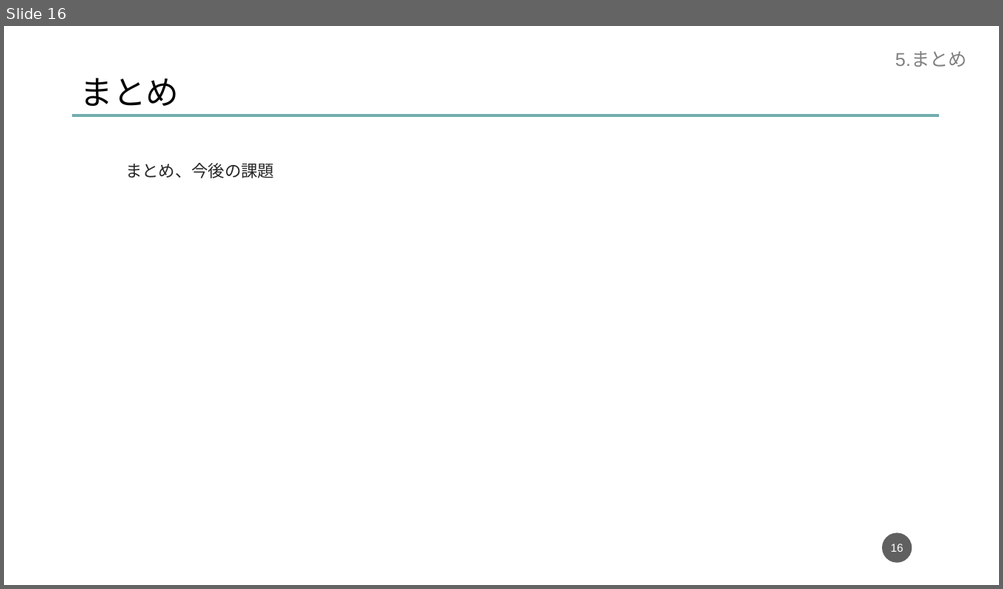
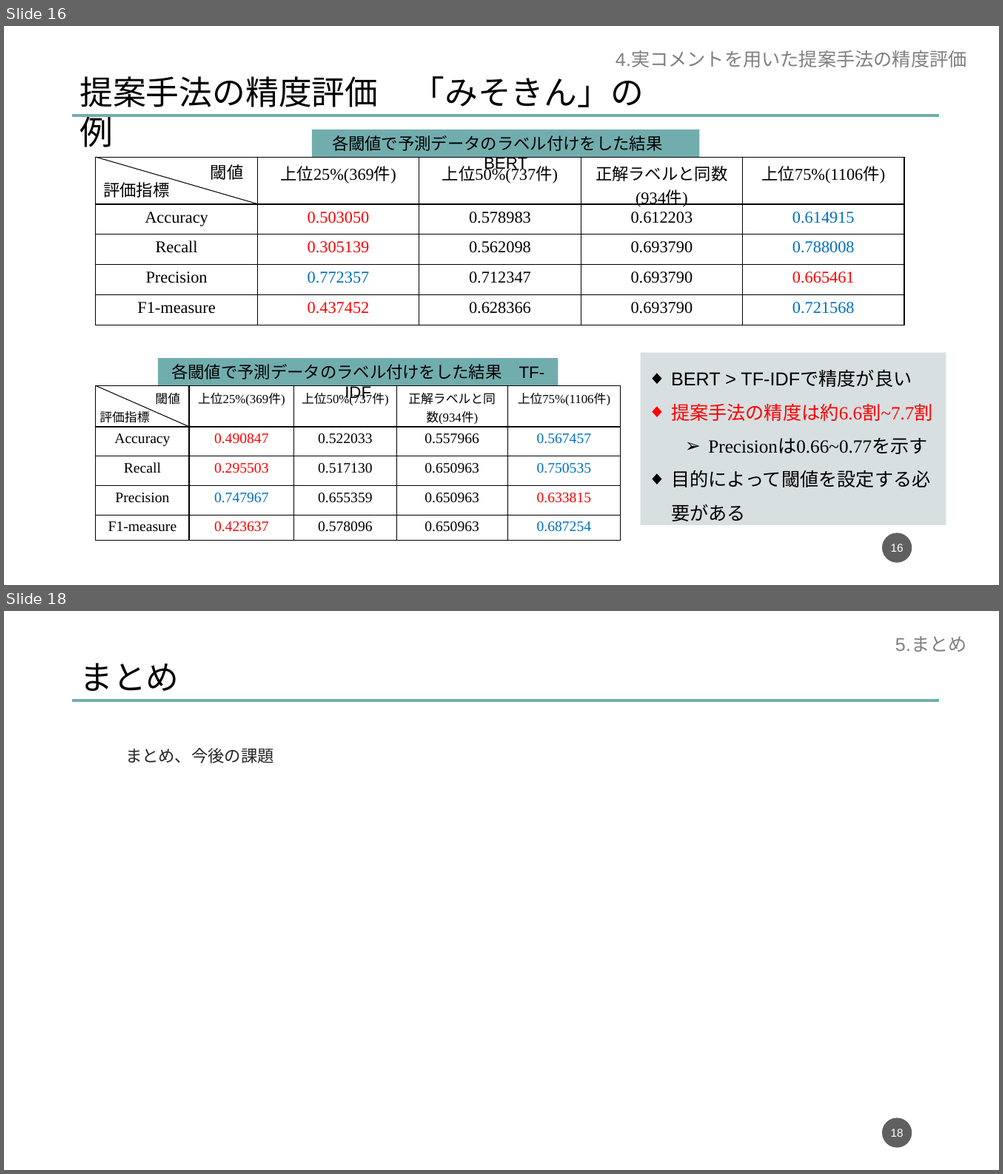
Before and after one commit to dora937nishikori/investigation, a slide deck: 修論/修論発表資料.pptx. Shown one above the other, each under a label of ours: slide 16 before the commit, slides 16 and 18 after it; the slides between them are not shown. The pictures are 1003x589 and 1003x1174 pixels, drawn with LibreOffice and Linux fonts; fonts in the diff are those of the drawing. Boxes give left, top, right and bottom in pixels: in the first picture for what was removed or moved away, otherwise in the second. Text is boxed around its words. In the diff, an @@ line names an element or a change of style, - is before the commit and + after.

```diff
--- a/修論/修論発表資料.pptx
+++ b/修論/修論発表資料.pptx
@@ slide 16 added at (x1=4, y1=26, x2=999, y2=585), background #FFFFFF @@
@@ text added at (x1=615, y1=51, x2=967, y2=67), 18 pt, text #808080 @@
+4.実コメントを用いた提案手法の精度評価
@@ text added at (x1=79, y1=76, x2=643, y2=107), 32 pt, text #000000 @@
+提案手法の精度評価 「みそきん」の例
@@ line added from (73, 116) to (939, 116), #72ADAE 3 pt @@
@@ rectangle added at (x1=312, y1=130, x2=700, y2=157), fill #72ADAE, 16 pt, text #000000 @@
+各閾値で予測データのラベル付けをした結果 BERT
@@ table added at (x1=96, y1=157, x2=905, y2=326), 5 rows, 5 columns @@
+ | 上位25%(369件) | 上位50%(737件) | 正解ラベルと同数(934件) | 上位75%(1106件)
+Accuracy | 0.503050 | 0.578983 | 0.612203 | 0.614915
+Recall | 0.305139 | 0.562098 | 0.693790 | 0.788008
+Precision | 0.772357 | 0.712347 | 0.693790 | 0.665461
+F1-measure | 0.437452 | 0.628366 | 0.693790 | 0.721568
@@ line added from (96, 157) to (257, 204), #000000 0.75 pt @@
@@ text added at (x1=210, y1=164, x2=244, y2=180), 16 pt, text #000000 @@
+閾値
@@ text added at (x1=103, y1=182, x2=169, y2=198), 16 pt, text #000000 @@
+評価指標
@@ rectangle added at (x1=640, y1=353, x2=946, y2=526), fill #D7DFE1, 18 pt, text #000000 @@
+◆ BERT > TF-IDFで精度が良い
+◆ 提案手法の精度は約6.6割~7.7割
+  ➢ Precisionは0.66~0.77を示す
+◆ 目的によって閾値を設定する必要がある
@@ rectangle added at (x1=158, y1=359, x2=558, y2=386), fill #72ADAE, 16 pt, text #000000 @@
+各閾値で予測データのラベル付けをした結果 TF-IDF
@@ table added at (x1=96, y1=386, x2=620, y2=541), 5 rows, 5 columns @@
+ | 上位25%(369件) | 上位50%(737件) | 正解ラベルと同数(934件) | 上位75%(1106件)
+Accuracy | 0.490847 | 0.522033 | 0.557966 | 0.567457
+Recall | 0.295503 | 0.517130 | 0.650963 | 0.750535
+Precision | 0.747967 | 0.655359 | 0.650963 | 0.633815
+F1-measure | 0.423637 | 0.578096 | 0.650963 | 0.687254
@@ line added from (96, 386) to (189, 427), #000000 0.75 pt @@
@@ text added at (x1=155, y1=393, x2=180, y2=405), 12 pt, text #000000 @@
+閾値
@@ text added at (x1=99, y1=409, x2=149, y2=423), 12 pt, text #000000 @@
+評価指標
@@ page number added at (x1=882, y1=534, x2=912, y2=563), fill #1D1D1D at 70% opacity, 11 pt, text #FFFFFF @@
+16
@@ what was slide 16 is now slide 18 @@
@@ page number at (x1=891, y1=1129, x2=903, y2=1137): text changed @@
-16
+18
```
Also in this commit, not shown: 2 slides changed, 3 other slides added.
